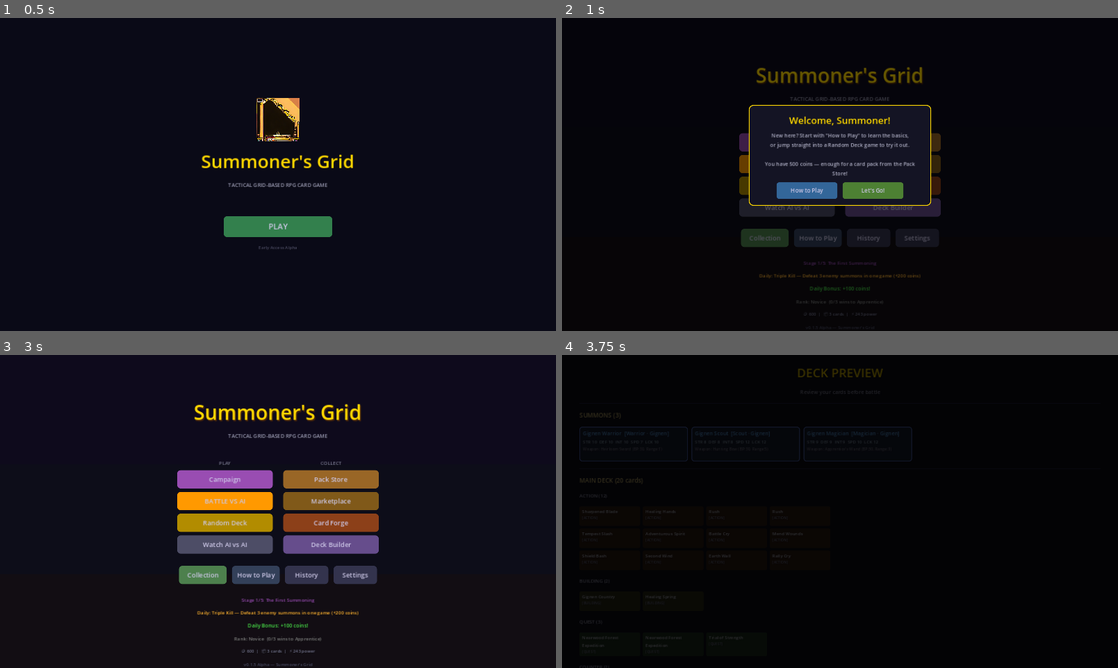
Above: before the commit, frames 1-4 (two rows, left to right).
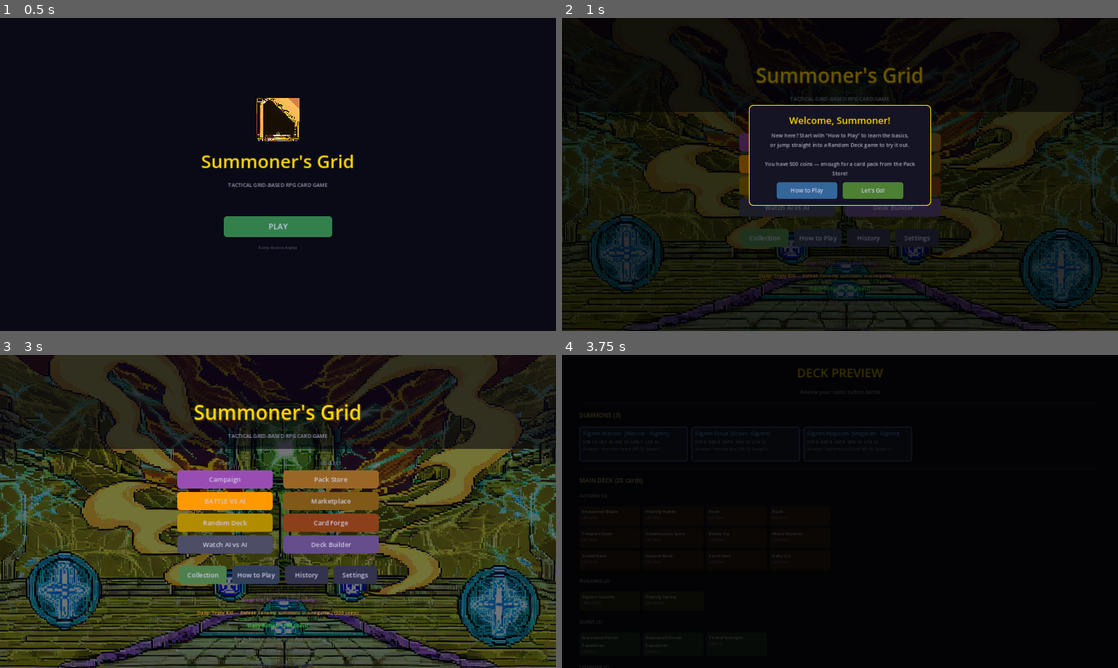
Above: after the commit, the same moments.

Repository: look-itsaxiom/summoners-grid
Game: Godot game, scene res://scenes/login.tscn
Same seed, same stepped clock (60 frames per second), same inputs: the game is played once before the commit and once after it.
Inputs:
- Up to frame 1 (0.5 s): no input
- Up to frame 2 (1 s): click "PLAY" at 0.5 s
- Up to frame 3 (3 s): click "Campaign" at 1.25 s; click "Campaign" at 2 s; click "Let's Go!" at 2.75 s
- Up to frame 4 (3.75 s): click "BATTLE VS AI" at 3.5 s

Frame 1 is identical in both runs. In frame 2, 25% of the frame differs, in the area x 0-100%, y 30-100%; in frame 3, 61%, in the area x 0-100%, y 0-100%; in frame 4, nothing differs.

Commit message:
art: ComfyUI menu background — fantasy arena replaces flat black
Generated 1280x720 menu background via Animagine XL 4.0:
crystal altar arena with magical orbs, dramatic sky, glowing runes.
Dark overlay (55% opacity) ensures text readability.
Top gradient darkens upper area for title contrast.

This single change transforms the first impression from
"programmer debug screen" to "fantasy card game."
Also generated board_bg.png (stone tile texture) for future use.

Co-Authored-By: Claude Opus 4.6 (1M context) <noreply@anthropic.com>

Diff:
--- a/godot/scripts/ui/main_menu_screen.gd
+++ b/godot/scripts/ui/main_menu_screen.gd
@@ -18,25 +18,32 @@
 var _particle_timer := 0.0
 
 func _build_ui() -> void:
-	# Background
-	var bg := ColorRect.new()
-	bg.color = BG_COLOR
-	bg.set_anchors_preset(Control.PRESET_FULL_RECT)
-	add_child(bg)
-
-	# Top gradient — darker at top for visual weight
+	# Background — art or fallback color
+	var bg_path := "res://assets/menu_bg.png"
+	if ResourceLoader.exists(bg_path):
+		var bg_tex := TextureRect.new()
+		bg_tex.texture = load(bg_path)
+		bg_tex.set_anchors_preset(Control.PRESET_FULL_RECT)
+		bg_tex.expand_mode = TextureRect.EXPAND_IGNORE_SIZE
+		bg_tex.stretch_mode = TextureRect.STRETCH_KEEP_ASPECT_COVERED
+		add_child(bg_tex)
+		# Dark overlay so text is readable
+		var overlay := ColorRect.new()
+		overlay.color = Color(0.0, 0.0, 0.05, 0.55)
+		overlay.set_anchors_preset(Control.PRESET_FULL_RECT)
+		add_child(overlay)
+	else:
+		var bg := ColorRect.new()
+		bg.color = BG_COLOR
+		bg.set_anchors_preset(Control.PRESET_FULL_RECT)
+		add_child(bg)
+
+	# Top gradient — darker at top for title readability
 	var gradient := ColorRect.new()
-	gradient.color = Color(0.06, 0.03, 0.12, 0.5)
+	gradient.color = Color(0.02, 0.01, 0.06, 0.6)
 	gradient.set_anchors_preset(Control.PRESET_FULL_RECT)
-	gradient.anchor_bottom = 0.35
+	gradient.anchor_bottom = 0.3
 	add_child(gradient)
-
-	# Bottom gradient — warm glow from below
-	var bottom_glow := ColorRect.new()
-	bottom_glow.color = Color(0.12, 0.06, 0.02, 0.3)
-	bottom_glow.set_anchors_preset(Control.PRESET_FULL_RECT)
-	bottom_glow.anchor_top = 0.7
-	add_child(bottom_glow)
 
 	set_process(true)
 
Binary file added: godot/assets/board_bg.png
Binary file added: godot/assets/menu_bg.png
